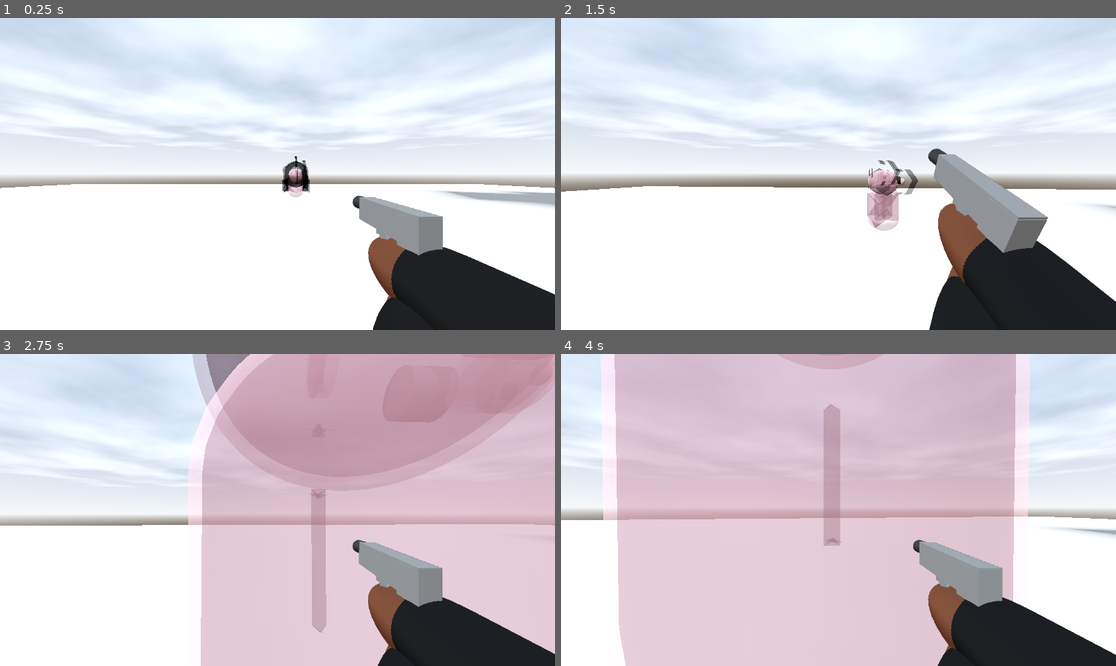
Above: before the commit, frames 1-4 (two rows, left to right).
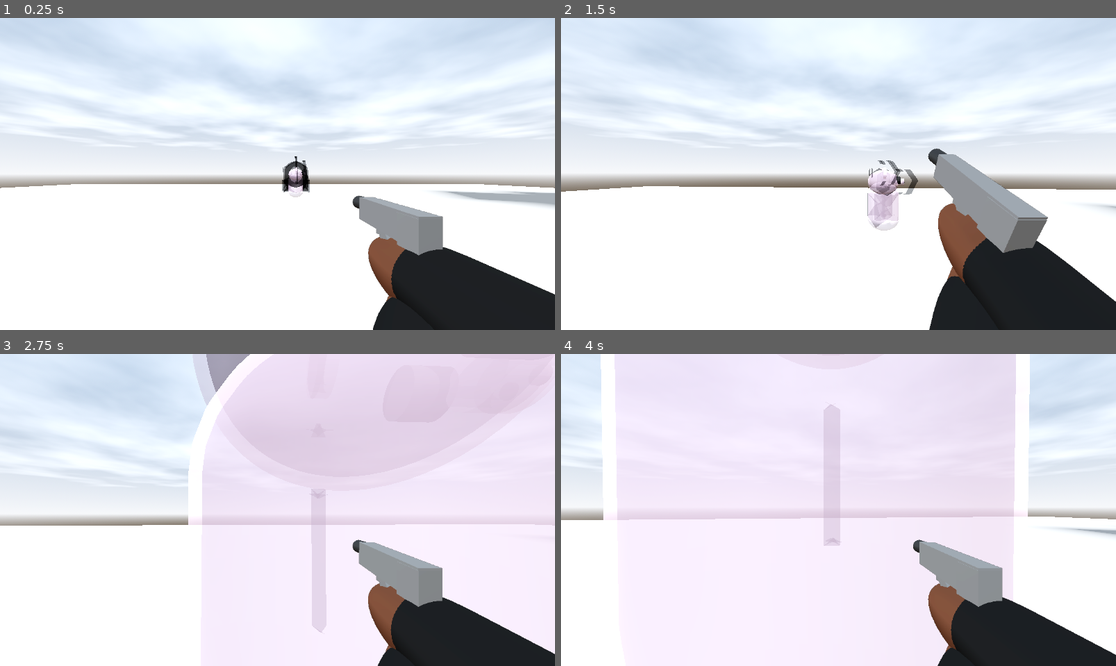
Above: after the commit, the same moments.

Repository: DylanFrenzy/The-Trials-and-Tribulations-of-Tim-Cheese
Game: Godot game, scene res://scenes/main.tscn
The game is run twice, just before and just after one commit, with the same random seed, the same clock (stepped at 60 frames per second) and the same inputs.
Inputs (mouse positions are in pixels of both pictures, inside the frame that each line leads up to):
- Up to frame 1 (0.25 s): no input
- Up to frame 2 (1.5 s): move the mouse to (866, 174) at 0.52 s; press the mouse at (866, 174) at 0.53 s; hold W (move_forward) from 0.53 s (still down); tap Space (jump) at 0.77 s; move the mouse to (810, 174) at 1.27 s; release the mouse at (810, 174) at 1.28 s; click (810, 174) at 1.35 s
- Up to frame 3 (2.75 s): keep holding W (move_forward); tap Space (jump) at 1.52 s; move the mouse to (288, 503) at 2.02 s; press the mouse at (288, 503) at 2.03 s
- Up to frame 4 (4 s): keep holding W (move_forward); move the mouse to (832, 516) at 2.77 s; release the mouse at (832, 516) at 2.78 s; click (832, 516) at 2.85 s; tap Space (jump) at 3.02, 3.77 s; move the mouse to (877, 513) at 3.52 s; press the mouse at (877, 513) at 3.53 s

The runs differ from the first frame. In frame 1, 0.1% of the frame differs, in the area x 51-56%, y 47-57%; in frame 2, 0.9%; in frame 3, 56%; in frame 4, 67%, in the area x 7-85%, y 0-100%.
Error before the commit: Attempt to call function 'is_playing' in base 'null instance' on a null instance. (res://scripts/character_body_3d.gd:50)

Commit message:
fixed animation errors

Diff:
--- a/3d-project/assets/Arms.tscn
+++ b/3d-project/assets/Arms.tscn
@@ -5,7 +5,7 @@
 
 [sub_resource type="CapsuleMesh" id="CapsuleMesh_5dek4"]
 
-[node name="Node3D2" type="Node3D"]
+[node name="Node3D3" type="Node3D"]
 
 [node name="CSGMesh3D" type="CSGMesh3D" parent="."]
 transform = Transform3D(0.00399109, -2.43386, 0, 0.994236, 0.00977008, 0, 0, 0, 1, 0, 0, 0)
--- a/3d-project/assets/John_Pork.tscn
+++ b/3d-project/assets/John_Pork.tscn
@@ -44,7 +44,7 @@
 tracks/0/interp = 1
 tracks/0/loop_wrap = true
 tracks/0/keys = {
-"times": PackedFloat32Array(0, 0.4),
+"times": PackedFloat32Array(0, 0.266667),
 "transitions": PackedFloat32Array(1, 3.5055e-05),
 "update": 2,
 "values": [Color(0.544141, 0.217452, 0.193329, 0.435294), Color(1, 0.854902, 1, 0.435294)]
--- a/3d-project/assets/pistol.gd
+++ b/3d-project/assets/pistol.gd
@@ -6,28 +6,32 @@
 @export var reload_time := 2.0
 
 var is_reloading := false
+var ani_player;
+var muzzle_flash
+var ray_caster;
 
 func _ready():
-    $AnimationPlayer.play("idle")
+	$AnimationPlayer.play("idle")
+	ani_player = $AnimationPlayer2
+	muzzle_flash = $muzzle_flash
+	ray_caster = $RayCast3D
 
-func shoot():
-    if is_reloading or current_ammo <= 0:
-        return
+func _input(event: InputEvent) -> void:
+	if (event.is_action("shoot")):
+		if ani_player.is_playing(): return
+		if current_ammo != 0:
+			current_ammo -= 1;
+			ani_player.play("Fire")
+			muzzle_flash.emitting = true
+			if ray_caster.is_colliding():
+				var target = ray_caster.get_collider();
+				if target.has_method("take_damage"):
+					target.take_damage(10);
 
-    current_ammo -= 1
-    $AnimationPlayer.stop()
-    if current_ammo != 0:
-            $AnimationPlayer.play("shoot")
-    # Play sound, muzzle flash, etc.
-
-    # Raycast shooting would be handled by the player script
-
-func reload():
-    if is_reloading or current_ammo == max_ammo:
-        return
-
-    is_reloading = true
-    $AnimationPlayer.play("reload")
-    await $AnimationPlayer.animation_finished
-    current_ammo = max_ammo
-    is_reloading = false
+	if (event.is_action_pressed("reload") && event.is_pressed()):
+		if ani_player.is_playing() || is_reloading || current_ammo == max_ammo: return
+		is_reloading = true
+		ani_player.play("Reload")
+		await ani_player.animation_finished
+		current_ammo = max_ammo
+		is_reloading = false
--- a/3d-project/assets/pistol.tscn
+++ b/3d-project/assets/pistol.tscn
@@ -1,7 +1,8 @@
-[gd_scene load_steps=7 format=3 uid="uid://cwvmoqdyec4ah"]
+[gd_scene load_steps=8 format=3 uid="uid://cwvmoqdyec4ah"]
 
 [ext_resource type="Material" uid="uid://8d65jjkpvqql" path="res://materials/gun metal.tres" id="1_nmshe"]
 [ext_resource type="Material" uid="uid://b0p6epab2p0g1" path="res://materials/new_standard_material_3d.tres" id="2_bxbka"]
+[ext_resource type="PackedScene" uid="uid://cyp0qoellw4ur" path="res://assets/muzzle_flash.tscn" id="3_bxbka"]
 
 [sub_resource type="Animation" id="Animation_6e3nq"]
 length = 0.001
@@ -97,3 +98,11 @@
 
 [node name="AudioStreamPlayer3D" type="AudioStreamPlayer3D" parent="."]
 transform = Transform3D(1, 0, 0, 0, 1, 0, 0, 0, 1, -0.000100136, -0.00268447, 0.000457525)
+
+[node name="RayCast3D" type="RayCast3D" parent="."]
+transform = Transform3D(1, 0, 0, 0, 1, 0, 0, 0, 1, 1, 0.4, 0)
+target_position = Vector3(-90, 0, 0)
+
+[node name="muzzle_flash" parent="." instance=ExtResource("3_bxbka")]
+transform = Transform3D(1, 0, 0, 0, 1, 0, 0, 0, 1, -10, 0.4, -2)
+amount = 8
--- a/3d-project/materials/johnporkskin.tres
+++ b/3d-project/materials/johnporkskin.tres
@@ -11,4 +11,4 @@
 [resource]
 next_pass = SubResource("ShaderMaterial_qmc1n")
 transparency = 1
-albedo_color = Color(0.781306, 0.549091, 0.613007, 0.435294)
+albedo_color = Color(1, 0.854902, 1, 0.435294)
--- a/3d-project/scenes/gun_cam.tscn
+++ b/3d-project/scenes/gun_cam.tscn
@@ -8,7 +8,6 @@
 [ext_resource type="AudioStream" uid="uid://bcujp8y1baks3" path="res://sound effects/405538__nebulasnails__pistol-cock.wav" id="4_utigt"]
 [ext_resource type="AnimationLibrary" uid="uid://dvc0gjnq4kdv6" path="res://assets/Anim_lib/pistol.res" id="5_6r2yp"]
 [ext_resource type="AudioStream" uid="uid://cwd8wgpk8rb7k" path="res://sound effects/405538_nebulasnails_pistol-cock (mp3cut.net).mp3" id="6_tf6ll"]
-[ext_resource type="PackedScene" uid="uid://cyp0qoellw4ur" path="res://assets/muzzle_flash.tscn" id="7_tf6ll"]
 [ext_resource type="Material" uid="uid://uu6xha81wcsf" path="res://materials/Arms.tres" id="10_vc4ct"]
 [ext_resource type="Material" uid="uid://clib3jsw7xdh7" path="res://materials/shirt.tres" id="11_dg5pf"]
 [ext_resource type="Material" uid="uid://cjq8ydlcyvrnp" path="res://materials/mag_pistol_skin.tres" id="12_dg5pf"]
@@ -629,10 +628,6 @@
 [node name="AudioStreamPlayer3D3" type="AudioStreamPlayer3D" parent="."]
 stream = ExtResource("6_tf6ll")
 
-[node name="muzzle_flash" parent="." instance=ExtResource("7_tf6ll")]
-transform = Transform3D(1, 0, 0, 0, 1, 0, 0, 0, 1, 0.352878, 1.86265e-09, -1.23627)
-amount = 8
-
 [node name="right_arm_solo" type="CSGMesh3D" parent="."]
 transform = Transform3D(-1.50048e-09, 8.8327e-07, -0.1, 0.0999992, 0.000979988, -4.65661e-11, 0.000401634, -0.243998, -3.61999e-07, 0.20434, -0.0980372, -0.169024)
 visible = false
@@ -647,7 +642,7 @@
 material = ExtResource("11_dg5pf")
 
 [node name="left_arm_solo" type="CSGMesh3D" parent="."]
-transform = Transform3D(-0.000239448, 0.145468, -0.0802846, 0.0999992, 0.000979988, 1.25198e-09, 0.000322451, -0.195893, -0.0596187, 0.137661, -0.151003, -0.170338)
+transform = Transform3D(-0.000239449, 0.145469, -0.0802846, 0.0999993, 0.000979988, 1.25198e-09, 0.000322451, -0.195893, -0.0596187, 0.137661, -0.151003, -0.170338)
 visible = false
 layers = 2
 mesh = SubResource("CapsuleMesh_jtfo8")
@@ -668,3 +663,10 @@
 transform = Transform3D(-3.61999e-07, 0, -0.1, 0, 0.1, 0, 0.1, 0, -3.61999e-07, 0.196731, -0.0556682, -0.284847)
 visible = false
 script = ExtResource("4_afw81")
+
+[node name="AnimationPlayer2" type="AnimationPlayer" parent="Pistol2"]
+root_node = NodePath("../../Node3D/Pistol")
+libraries = {
+&"": SubResource("AnimationLibrary_mk8an"),
+&"pistol": ExtResource("5_6r2yp")
+}
--- a/3d-project/scenes/main.tscn
+++ b/3d-project/scenes/main.tscn
@@ -127,10 +127,6 @@
 transform = Transform3D(1, 0, 0, 0, 1, 0, 0, 0, 1, -0.00545561, 0.302284, -0.307624)
 cull_mask = 1048573
 
-[node name="RayCast3D" type="RayCast3D" parent="CharacterBody3D/Camera3D"]
-transform = Transform3D(1, 0, 0, 0, 1, 0, 0, 0, 30.4097, 0.00545561, -0.432044, 0.307624)
-target_position = Vector3(0, 6, -100)
-
 [node name="SubViewportContainer" type="SubViewportContainer" parent="CharacterBody3D/Camera3D"]
 anchors_preset = 15
 anchor_right = 1.0
--- a/3d-project/scripts/JohnPork.gd
+++ b/3d-project/scripts/JohnPork.gd
@@ -5,10 +5,11 @@
 @export var attack_range = 5;
 
 var player;
+var ani_player;
 
 func _ready():
 	player = get_tree().root.get_node("Node3D/CharacterBody3D");
-
+	ani_player= $AnimationPlayer
 
 func _physics_process(delta):
 	var distance_to_player = global_transform.origin.distance_to(player.global_transform.origin);
@@ -23,12 +24,11 @@
 func attack():
 	pass;
 
-
 func take_damage(damage):
 	health -= damage;
 	if health <= 0:
 		die();
-	$AnimationPlayer.play("damage_taken");
+	ani_player.play("damage_taken");
 
 func die():
 	queue_free();
--- a/3d-project/scripts/character_body_3d.gd
+++ b/3d-project/scripts/character_body_3d.gd
@@ -4,16 +4,11 @@
 @export var move_speed := 5.0
 @export var jump_velocity := 4.5
 
-
-var max_ammo = 7;
-var current_ammo = 7;
-var fire_rate = 0.79;
 var gravity = ProjectSettings.get_setting("physics/3d/default_gravity")
 
 @onready var camera := $Camera3D
-@onready var raycast := $Camera3D/RayCast3D
 @onready var GunCam = $Camera3D/SubViewportContainer/SubViewport/GunCam
-@onready var AnimationPlayer2 := $GunCam/Node3D/Pistol/AnimationPlayer2
+@onready var AnimationPlayer2 := $Camera3D/SubViewportContainer/SubViewport/GunCam/Node3D/Pistol/AnimationPlayer2
 
 func _ready():
 	Input.set_mouse_mode(Input.MOUSE_MODE_CAPTURED)
@@ -46,15 +41,3 @@
 		velocity.z = move_toward(velocity.z, 0, move_speed)
 
 	move_and_slide()
-
-	if Input.is_action_just_pressed("shoot") and AnimationPlayer2.is_playing(): return
-	if current_ammo != 0:
-		current_ammo -= 1;
-		if raycast.is_colliding():
-			var target = raycast.get_collider()
-			if target.has_method("take_damage"):
-				target.take_damage(10)
-
-	if Input.is_action_just_pressed("reload"):
-		if current_ammo == max_ammo: return;
-		current_ammo = max_ammo;
--- a/3d-project/scripts/gun_cam.gd
+++ b/3d-project/scripts/gun_cam.gd
@@ -4,12 +4,6 @@
 @onready var animation_player = $Node3D/Pistol/AnimationPlayer2
 @onready var Muzzle_Flash = $muzzle_flash
 @onready var Pistol = $Node3D/Pistol
-
-var current_ammo : int
-
-func _ready():
-	current_ammo = Pistol.current_ammo
-	pass
 
 func _process(delta):
 	Node_3D.position.x = lerp(Node_3D.position.x, 0.204, delta * 5)
@@ -19,15 +13,3 @@
 func sway(sway_amount):
 	Node_3D.position.x -= sway_amount.x * 0.0002
 	Node_3D.position.y += sway_amount.y * 0.0002
-
-func _input(event: InputEvent) -> void:
-	if (event.is_action_pressed("shoot")):
-		if animation_player.is_playing(): return
-		if current_ammo != 0:
-			animation_player.play("Fire")
-			Muzzle_Flash.emitting = true
-		else: animation_player.stop("Fire")
-
-	if (event.is_action_pressed("reload")):
-		if animation_player.is_playing(): return
-		animation_player.play("Reload")
Not shown: 1 places in 3d-project/materials/mag_pistol_skin.tres that only renumber resources
Not shown: 1 places in 3d-project/scenes/gun_cam.tscn that only renumber resources
